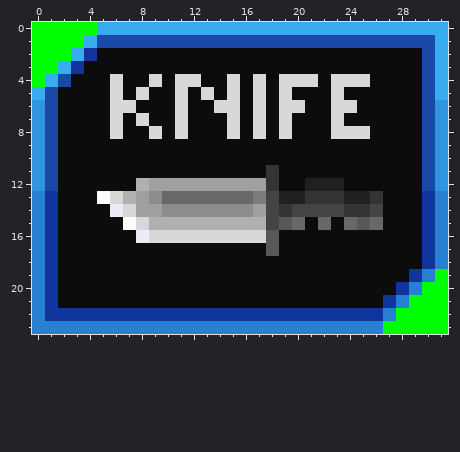
File history of a pixel-art sprite, Resources/specialWeapons/spicon_knife.png. That is the earlier state.
The file is 32x24 pixels.
New version:
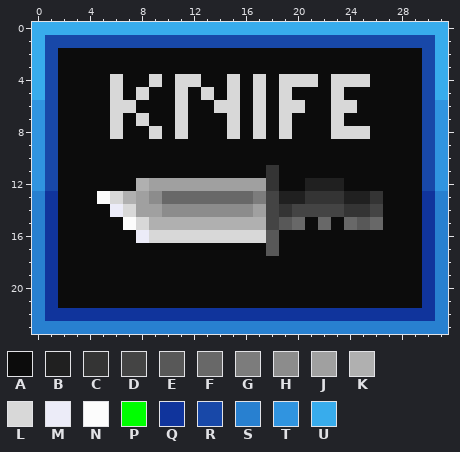
Palette (. is transparent): A #0c0c0c  B #202020  C #343434  D #444444  E #585858  F #686868  G #7c7c7c  H #8c8c8c  J #a0a0a0  K #b0b0b0  L #d8d8d8  M #ececf8  N #fcfcfc  P #00ff00  Q #10349c  R #1848a8  S #2880d0  T #3094e0  U #38acec
The exact change:
@@ x 0..6 @@
- 0 PPPPPUU
- 1 PPPPURR
- 2 PPPUQAA
- 3 PPUQAAA
- 4 PURAAAL
+ 0 UUUUUUU
+ 1 URRRRRR
+ 2 URAAAAA
+ 3 URAAAAA
+ 4 URAAAAL
  5 URAAAAL
@@ x 25..31 @@
 18 AAAAAQS
-19 AAAAQSP
-20 AAAQSPP
-21 AAQSPPP
-22 QQSPPPP
-23 SSPPPPP
+19 AAAAAQS
+20 AAAAAQS
+21 AAAAAQS
+22 QQQQQQS
+23 SSSSSSS
Changed places in both pictures, as pixel boxes (x1, y1, x2, y2):
changed: (32, 22, 97, 87)
changed: (383, 269, 448, 334)
